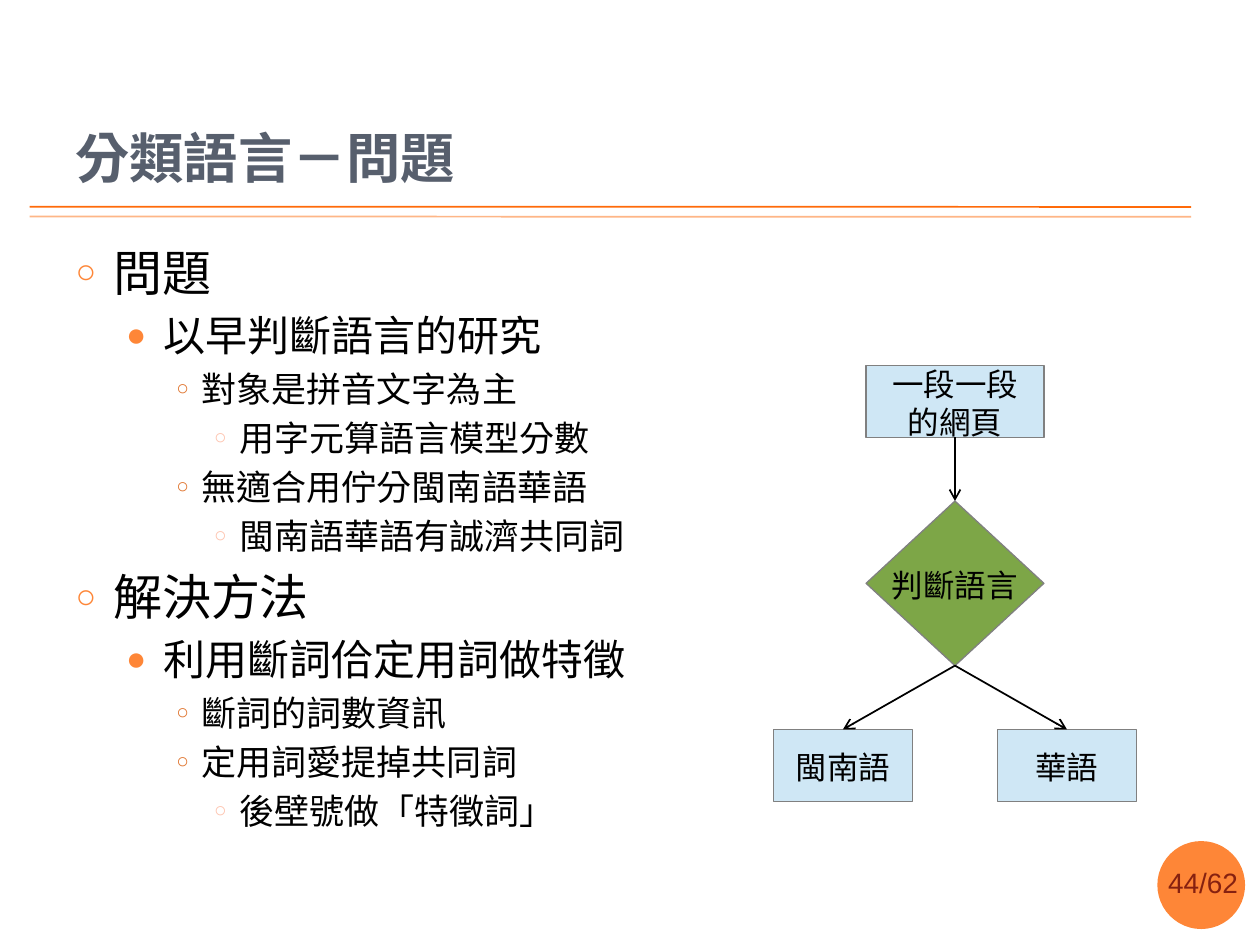
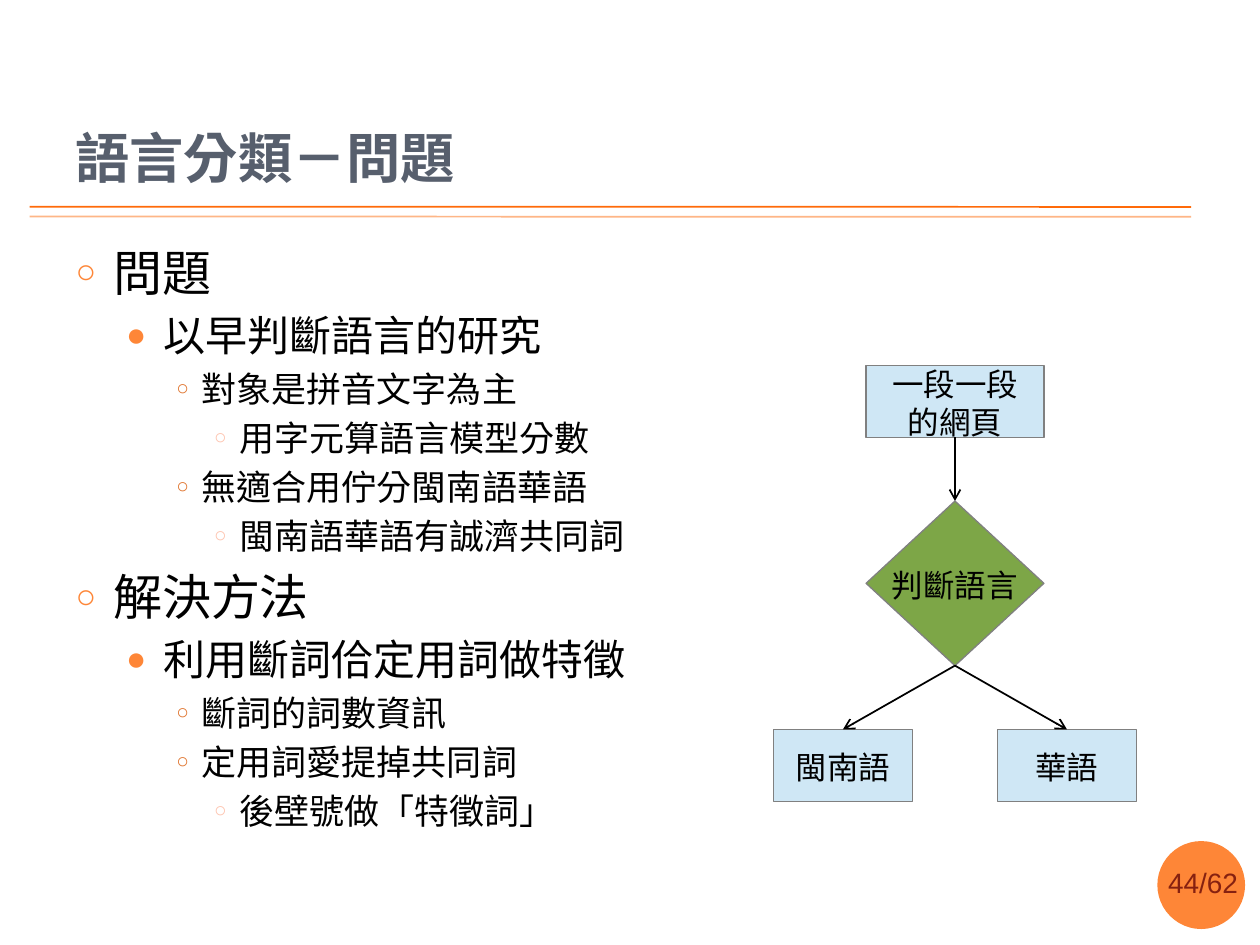
Before and after one commit to sih4sing5hong5/po3-ko3_tau5-iann2-phinn3, a slide deck: slide 44 of 翻譯報告.pptx. Drawn at 1260x945 pixels with LibreOffice and Linux fonts; fonts in the diff are those of the drawing; background and template pictures are left out. Boxes give left, top, right and bottom in pixels: in the first picture for what was removed or moved away, otherwise in the second. Text is boxed around its words. In the diff, an @@ line names an element or a change of style, - is before the commit and + after.

```diff
--- a/翻譯報告.pptx
+++ b/翻譯報告.pptx
@@ title at [75, 131, 455, 183]: text changed @@
-分類語言－問題
+語言分類－問題
```
Also in this commit, not shown: 3 other slides changed.
